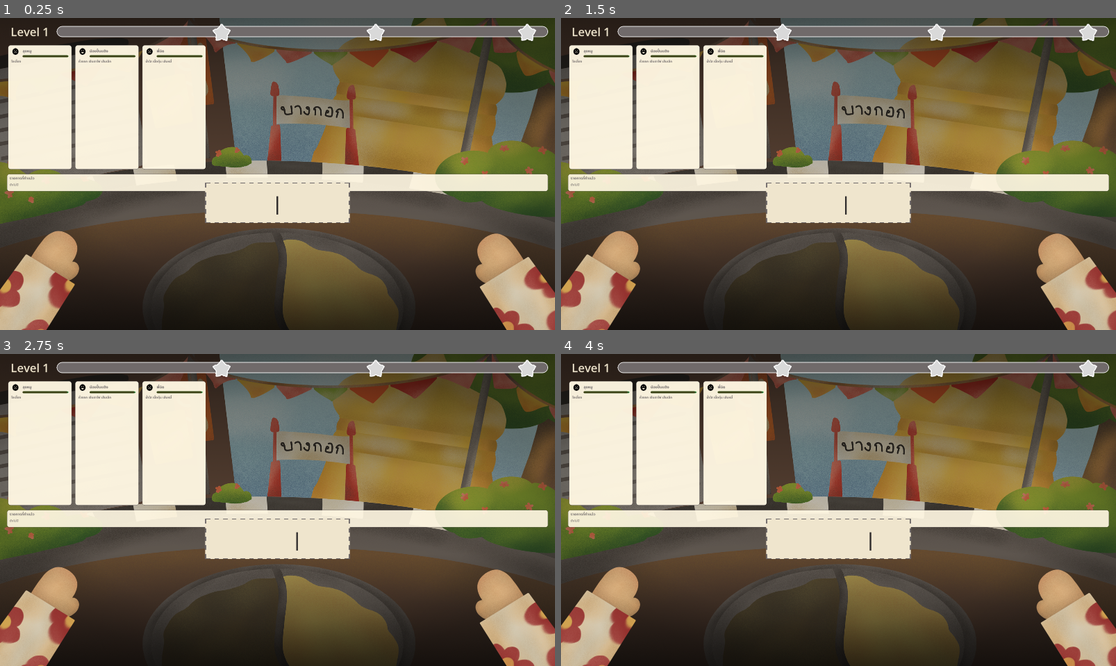
Above: before the commit, frames 1-4 (two rows, left to right).
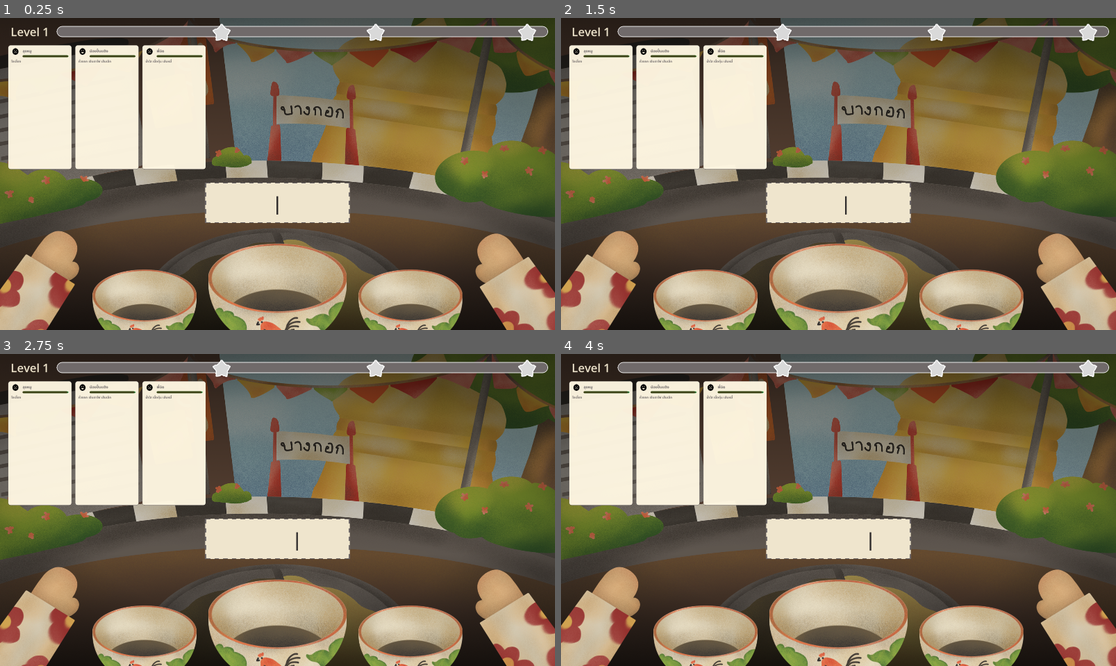
Above: after the commit, the same moments.

Repository: pcpaugust/video-game
Game: Godot game, scene res://scenes/main/Cooking.tscn
The game is run twice, just before and just after one commit, with the same random seed, the same clock (stepped at 60 frames per second) and the same inputs.
Inputs:
- Up to frame 1 (0.25 s): no input
- Up to frame 2 (1.5 s): tap Enter at 0.5, 1.35 s; tap Space at 0.6, 0.77, 1.07 s
- Up to frame 3 (2.75 s): tap Space at 1.52, 1.55, 1.82, 2, 2.3 s; tap Tab at 2.1 s
- Up to frame 4 (4 s): tap Enter at 2.75 s; tap Backspace at 2.85 s; tap Space at 3.02, 3.05, 3.32, 3.5, 3.6, 3.77 s

The runs differ from the first frame. In frame 1, 17% of the frame differs, in the area x 1-99%, y 49-100%; in frame 2, 17%; in frame 3, 17%; in frame 4, 17%.

Commit message:
feat: implement cooking gameplay loop with bowl assets, typing mechanic, and core game configuration

Diff:
--- a/scenes/main/Cooking.tscn
+++ b/scenes/main/Cooking.tscn
@@ -8,6 +8,7 @@
 [ext_resource type="Texture2D" uid="uid://2dcn8nuad2ef" path="res://assets/figma/bg.png" id="5_bg"]
 [ext_resource type="Texture2D" uid="uid://cpymbbeqw3c4b" path="res://assets/artwork/hand/left.png" id="6_lefth"]
 [ext_resource type="Texture2D" uid="uid://tgqmn1ym0fb2" path="res://assets/artwork/hand/right.png" id="7_righth"]
+[ext_resource type="PackedScene" uid="uid://bowl1234" path="res://scenes/ui/Bowl.tscn" id="8_bowl"]
 
 [sub_resource type="StyleBoxFlat" id="StyleBoxFlat_ijlok"]
 bg_color = Color(0.972549, 0.9137255, 0.6431373, 1)
@@ -50,9 +51,7 @@
 [node name="Order" parent="CanvasLayer/PanelContainer/MarginContainer/VBoxContainer" unique_id=1408987235 instance=ExtResource("2_cy70s")]
 layout_mode = 2
 
-[node name="DishContainer" parent="CanvasLayer/PanelContainer/MarginContainer/VBoxContainer" unique_id=1222613478 instance=ExtResource("4_xdmyo")]
-custom_minimum_size = Vector2(0, 56)
-layout_mode = 2
+
 
 [node name="TypingSpace" parent="CanvasLayer" unique_id=1951861316 instance=ExtResource("3_xdmyo")]
 anchors_preset = 8
@@ -99,3 +98,33 @@
 texture = ExtResource("7_righth")
 expand_mode = 1
 stretch_mode = 5
+
+[node name="BowlsContainer" type="HBoxContainer" parent="CanvasLayer" unique_id=593847281]
+anchors_preset = 7
+anchor_left = 0.5
+anchor_top = 1.0
+anchor_right = 0.5
+anchor_bottom = 1.0
+offset_left = -600.0
+offset_top = -300.0
+offset_right = 600.0
+offset_bottom = 60.0
+grow_horizontal = 2
+grow_vertical = 0
+theme_override_constants/separation = 40
+alignment = 1
+
+[node name="LeftBowl" parent="CanvasLayer/BowlsContainer" unique_id=482910384 instance=ExtResource("8_bowl")]
+custom_minimum_size = Vector2(360, 270)
+layout_mode = 2
+size_flags_vertical = 8
+
+[node name="CenterBowl" parent="CanvasLayer/BowlsContainer" unique_id=837291048 instance=ExtResource("8_bowl")]
+custom_minimum_size = Vector2(480, 360)
+layout_mode = 2
+size_flags_vertical = 8
+
+[node name="RightBowl" parent="CanvasLayer/BowlsContainer" unique_id=928374619 instance=ExtResource("8_bowl")]
+custom_minimum_size = Vector2(360, 270)
+layout_mode = 2
+size_flags_vertical = 8
--- /dev/null
+++ b/scenes/ui/Bowl.tscn
@@ -0,0 +1,37 @@
+[gd_scene format=3 uid="uid://bowl1234"]
+
+[ext_resource type="Script" path="res://scripts/ui/bowl.gd" id="1_script"]
+
+[node name="Bowl" type="Control"]
+layout_mode = 3
+anchors_preset = 15
+anchor_right = 1.0
+anchor_bottom = 1.0
+grow_horizontal = 2
+grow_vertical = 2
+script = ExtResource("1_script")
+
+[node name="Background" type="TextureRect" parent="."]
+layout_mode = 1
+anchors_preset = 15
+anchor_right = 1.0
+anchor_bottom = 1.0
+grow_horizontal = 2
+grow_vertical = 2
+expand_mode = 1
+stretch_mode = 5
+
+[node name="Ingredients" type="HBoxContainer" parent="."]
+layout_mode = 1
+anchors_preset = 8
+anchor_left = 0.5
+anchor_top = 0.5
+anchor_right = 0.5
+anchor_bottom = 0.5
+offset_left = -160.0
+offset_top = -60.0
+offset_right = 160.0
+offset_bottom = 60.0
+grow_horizontal = 2
+grow_vertical = 2
+alignment = 1
--- a/scenes/ui/TypingSpace.tscn
+++ b/scenes/ui/TypingSpace.tscn
@@ -86,3 +86,14 @@
 theme_override_font_sizes/font_size = 64
 text = "|"
 horizontal_alignment = 1
+
+[node name="SpaceGuide" type="Label" parent="TypingBox" unique_id=539174820]
+layout_mode = 2
+size_flags_horizontal = 8
+size_flags_vertical = 8
+theme_override_colors/font_color = Color(0.439216, 0.415686, 0.415686, 0.8)
+theme_override_constants/outline_size = 0
+theme_override_font_sizes/font_size = 20
+text = "กด Spacebar "
+horizontal_alignment = 2
+vertical_alignment = 2
--- a/scripts/config/game_config.gd
+++ b/scripts/config/game_config.gd
@@ -17,8 +17,7 @@
 
 const TIME_BONUS_PER_DISH: float = 5.0
 
-# Dish / slot settings
-const MAX_DISH_SLOTS: int = 3
+const MAX_DISH_SLOTS: int = 2
 
 # Fail conditions
 const MAX_MISSED_CUSTOMERS: int = 2
--- a/scripts/core/cooking.gd
+++ b/scripts/core/cooking.gd
@@ -23,6 +23,7 @@
 var target_score: int = 40
 var customers: Array[Customer] = []
 var typing_buffer: String = ""
+var current_bowl_ingredients: Array[String] = []
 var missed_customers: int = 0
 var current_mode: Mode = Mode.PREP
 
@@ -33,7 +34,9 @@
 @onready var level_bar = $CanvasLayer/PanelContainer/MarginContainer/VBoxContainer/LevelBar
 @onready var order_queue = $CanvasLayer/PanelContainer/MarginContainer/VBoxContainer/Order
 @onready var typing_space = $CanvasLayer/TypingSpace
-@onready var dish_container = $CanvasLayer/PanelContainer/MarginContainer/VBoxContainer/DishContainer
+@onready var center_bowl = $CanvasLayer/BowlsContainer/CenterBowl
+@onready var left_bowl = $CanvasLayer/BowlsContainer/LeftBowl
+@onready var right_bowl = $CanvasLayer/BowlsContainer/RightBowl
 @onready var left_hand = $CanvasLayer/LeftHand
 @onready var right_hand = $CanvasLayer/RightHand
 
@@ -54,8 +57,12 @@
 	customers.clear()
 	dish_slots.clear()
 	typing_buffer = ""
+	current_bowl_ingredients.clear()
 	current_mode = Mode.PREP
 	level_bar.set_level(new_level, target)
+	center_bowl.clear()
+	left_bowl.clear()
+	right_bowl.clear()
 	_spawn_initial_customers()
 	_update_ui_full()
 
@@ -114,10 +121,24 @@
 			KEY_ENTER: _handle_submit()
 			KEY_TAB: _handle_tab()
 			KEY_BACKSPACE: _handle_backspace()
+			KEY_SPACE: _handle_space()
 			_:
-				if ev.unicode != 0:
+				if ev.unicode != 0 and ev.unicode != 32: # Ignore space here since it's handled above
 					typing_buffer += char(ev.unicode)
 					_sync_typing_visuals()
+
+func _handle_space() -> void:
+	if current_mode == Mode.PREP:
+		var word = typing_buffer.strip_edges()
+		if MenuData.is_valid_ingredient(word):
+			current_bowl_ingredients.append(word)
+			typing_buffer = ""
+			_sync_typing_visuals()
+			return
+
+	# Default behavior for non-prep modes or invalid words
+	typing_buffer += " "
+	_sync_typing_visuals()
 
 func _handle_tab() -> void:
 	match current_mode:
@@ -134,10 +155,11 @@
 
 	# ระบบคำสั่งพิเศษจาก game_manager
 	if cmd.to_lower() == "clear" and current_mode == Mode.PREP:
-		if dish_slots.size() > 0:
+		if dish_slots.size() > 0 or current_bowl_ingredients.size() > 0:
 			current_mode = Mode.CLEAR_SLOT
 			selected_slot = 0
 			typing_buffer = ""
+			current_bowl_ingredients.clear()
 			_sync_typing_visuals()
 			_update_mode_ui()
 			return
@@ -155,7 +177,7 @@
 # Logic การปรุงอาหารจาก game_manager
 func _attempt_cook() -> void:
 	var words = typing_buffer.strip_edges().split(" ", false)
-	var valid_ingredients: Array[String] = []
+	var valid_ingredients: Array[String] = current_bowl_ingredients.duplicate()
 	for w in words:
 		if MenuData.is_valid_ingredient(w):
 			valid_ingredients.append(w)
@@ -167,6 +189,7 @@
 		dish_slots.append({"key": key, "ingredients": valid_ingredients})
 		_update_dish(dish_slots)
 		print("Cooked: ", key, " ", valid_ingredients)
+		current_bowl_ingredients.clear()
 	else: print("Dish Slot is Full!")
 
 # Logic การเสิร์ฟจาก game_manager
@@ -232,11 +255,22 @@
 	if typing_buffer.length() > 0:
 		typing_buffer = typing_buffer.substr(0, typing_buffer.length() - 1)
 		_sync_typing_visuals()
+	elif current_bowl_ingredients.size() > 0:
+		typing_buffer = current_bowl_ingredients.pop_back()
+		_sync_typing_visuals()
 
 func _sync_typing_visuals() -> void:
 	if typing_space.has_method("update_preview"):
 		typing_space.update_preview(typing_buffer)
 	_wiggle_hands()
+
+	# Parse valid ingredients from the buffer and update center bowl
+	var all_ing = current_bowl_ingredients.duplicate()
+	var words = typing_buffer.strip_edges().split(" ", false)
+	for w in words:
+		if MenuData.is_valid_ingredient(w):
+			all_ing.append(w)
+	center_bowl.set_ingredients(all_ing)
 
 func _wiggle_hands() -> void:
 	if not left_hand or not right_hand: return
@@ -272,7 +306,15 @@
 	level_bar.update_progress(score)
 
 func _update_dish(dish: Array) -> void:
-	dish_container.update_list(dish)
+	if dish.size() > 0:
+		left_bowl.set_ingredients(dish[0]["ingredients"])
+	else:
+		left_bowl.clear()
+
+	if dish.size() > 1:
+		right_bowl.set_ingredients(dish[1]["ingredients"])
+	else:
+		right_bowl.clear()
 
 func _update_ui_full() -> void:
 	order_queue.refresh_all_cards(customers)
--- /dev/null
+++ b/scripts/ui/bowl.gd
@@ -0,0 +1,58 @@
+extends Control
+
+const MenuConfig = preload("res://scripts/config/menu_config.gd")
+
+@onready var bg_texture = $Background
+@onready var ingredients_container = $Ingredients
+
+# Map broth types to their background textures
+var broth_textures: Dictionary = {
+	"แห้ง": preload("res://assets/artwork/bowls/black.png"),
+	"น้ำใส": preload("res://assets/artwork/bowls/empty.png"),
+	"น้ำข้น": preload("res://assets/artwork/bowls/yellow.png"),
+	"ต้มยำ": preload("res://assets/artwork/bowls/tomyam.png"),
+	"เย็นตาโฟ": preload("res://assets/artwork/bowls/tafo.png")
+}
+
+func _ready() -> void:
+	clear()
+
+func set_ingredients(ingredients: Array[String]) -> void:
+	# Clear old ingredients
+	for child in ingredients_container.get_children():
+		child.queue_free()
+
+	var has_broth = false
+
+	# Determine if we have a broth to change the background bowl
+	for ing in ingredients:
+		if broth_textures.has(ing):
+			bg_texture.texture = broth_textures[ing]
+			has_broth = true
+			break
+
+	if not has_broth:
+		bg_texture.texture = broth_textures["น้ำใส"] # Default empty bowl
+
+	# Add ingredient textures
+	for ing in ingredients:
+		if ing in MenuConfig.BROTH_TYPES:
+			continue # Broth is handled by the bowl background
+
+		var tex = _get_ingredient_texture(ing)
+		if tex:
+			var trect = TextureRect.new()
+			trect.texture = tex
+			trect.expand_mode = TextureRect.EXPAND_IGNORE_SIZE
+			trect.stretch_mode = TextureRect.STRETCH_KEEP_ASPECT_CENTERED
+			trect.mouse_filter = Control.MOUSE_FILTER_IGNORE
+			trect.custom_minimum_size = Vector2(96, 96)
+			ingredients_container.add_child(trect)
+
+func _get_ingredient_texture(ing_name: String) -> Texture2D:
+	if MenuConfig.INGREDIENT_TEXTURES.has(ing_name):
+		return MenuConfig.INGREDIENT_TEXTURES[ing_name] as Texture2D
+	return null
+
+func clear() -> void:
+	set_ingredients([])
--- a/scripts/ui/typing_space.gd
+++ b/scripts/ui/typing_space.gd
@@ -8,6 +8,7 @@
 @onready var typing_box: PanelContainer = $TypingBox
 @onready var dashed_overlay: Control = $TypingBox/DashedBorderOverlay
 @onready var text_field: Label = $TypingBox/BoxMargin/TextField
+@onready var space_guide: Label = $TypingBox/SpaceGuide
 
 var style_matched: StyleBoxFlat
 var style_unmatched: StyleBoxFlat
@@ -95,6 +96,9 @@
 	if is_matched:
 		matched_texture = _get_texture(matched_ing)
 
+	if space_guide:
+		space_guide.visible = is_matched
+
 	if ingredient_preview:
 		ingredient_preview.visible = matched_texture != null
 	if ingredient_texture:
Binary file removed: assets/artwork/bowl.png
Binary file added: assets/artwork/bowls/black.png
Not shown, changed: assets/artwork/bowls/black.png.import
Binary file added: assets/artwork/bowls/empty.png
Not shown, added: assets/artwork/bowls/empty.png.import
Binary file added: assets/artwork/bowls/tafo.png
Not shown, added: assets/artwork/bowls/tafo.png.import
Binary file added: assets/artwork/bowls/tomyam.png
Not shown, added: assets/artwork/bowls/tomyam.png.import
Binary file added: assets/artwork/bowls/yellow.png
Not shown, added: assets/artwork/bowls/yellow.png.import
Not shown, added: scripts/ui/bowl.gd.uid
